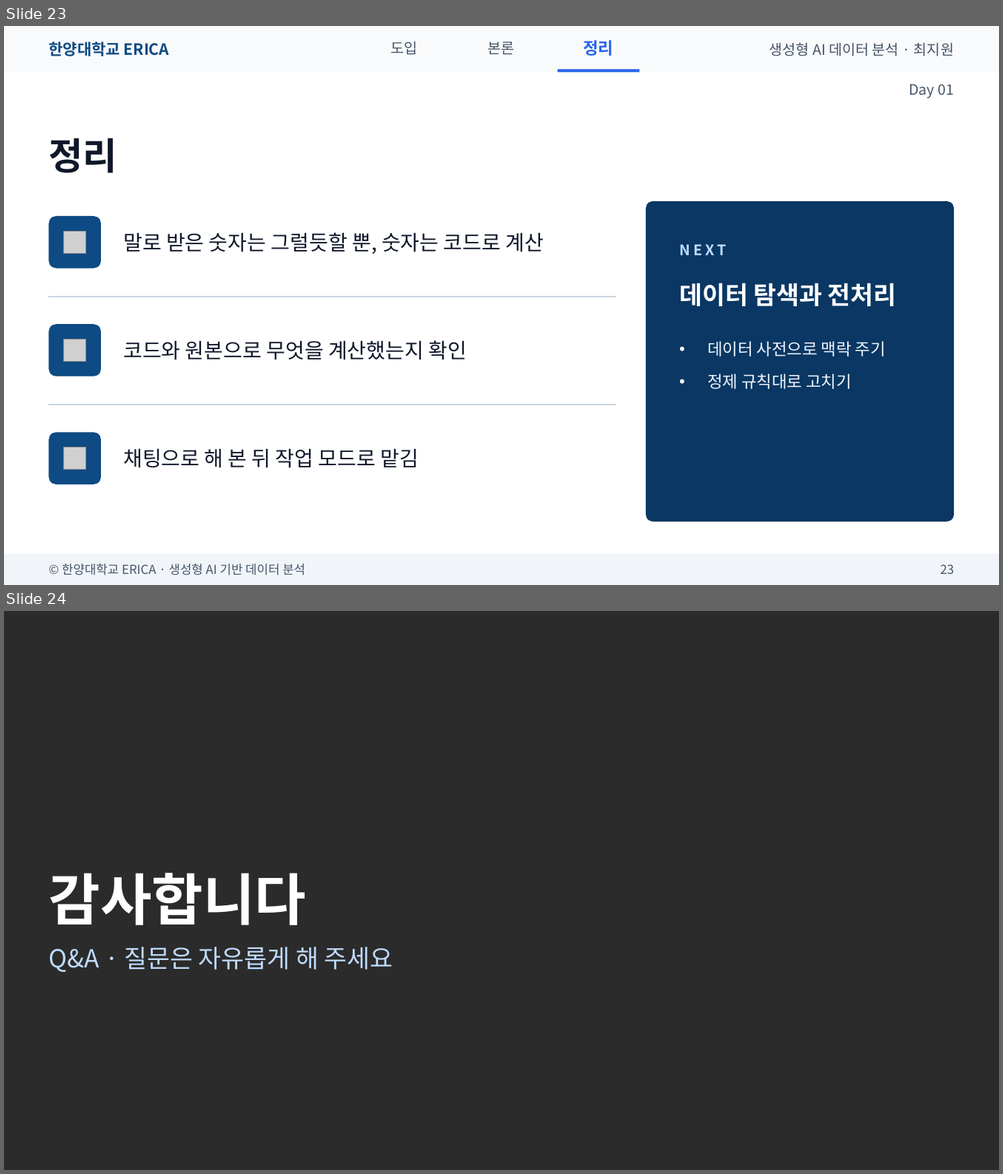
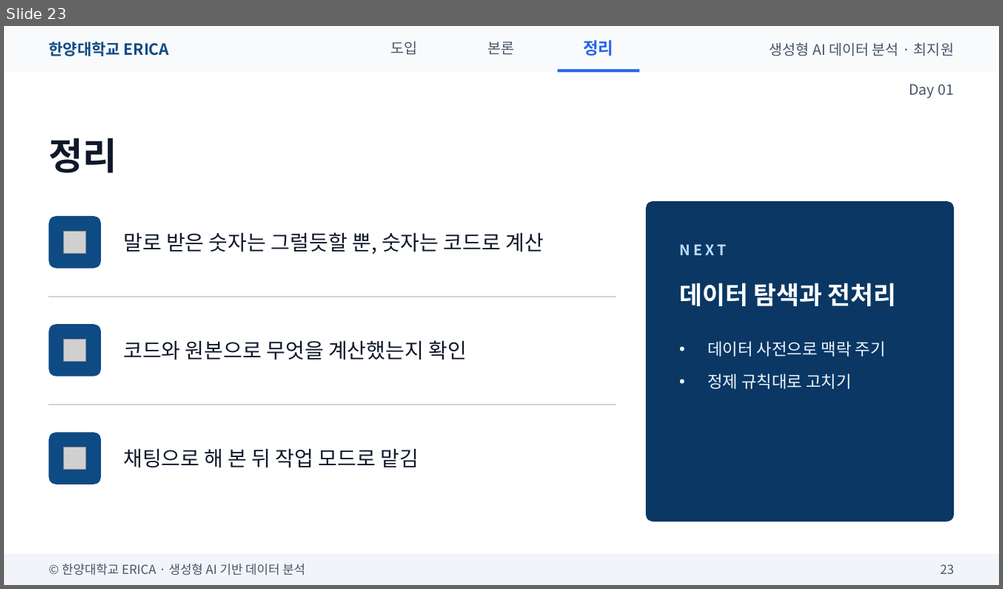
Before and after one commit to wonguwon/generate_lesson, a slide deck: materials/genai-data-agent/ppt/Day01/Day01_생성형AI와데이터분석.pptx. Shown one above the other, each under a label of ours: slides 23 and 24 before the commit, slide 23 after it. The pictures are 1003x1174 and 1003x589 pixels, drawn with LibreOffice and Linux fonts; fonts in the diff are those of the drawing; grey boxes stand for pictures; background and template pictures are left out; a plain dark background stands for a picture behind light text. Boxes give left, top, right and bottom in pixels: in the first picture for what was removed or moved away, otherwise in the second. Text is boxed around its words. In the diff, an @@ line names an element or a change of style, - is before the commit and + after.

```diff
--- a/materials/genai-data-agent/ppt/Day01/Day01_생성형AI와데이터분석.pptx
+++ b/materials/genai-data-agent/ppt/Day01/Day01_생성형AI와데이터분석.pptx
@@ slide 24 removed at (4, 611, 999, 1170), background picture (left out) @@
@@ title removed at (48, 873, 306, 925) @@
-감사합니다
@@ text removed at (48, 947, 392, 972) @@
-Q&A · 질문은 자유롭게 해 주세요
```
Also in this commit, not shown: 1 slide changed, 9 other files.
